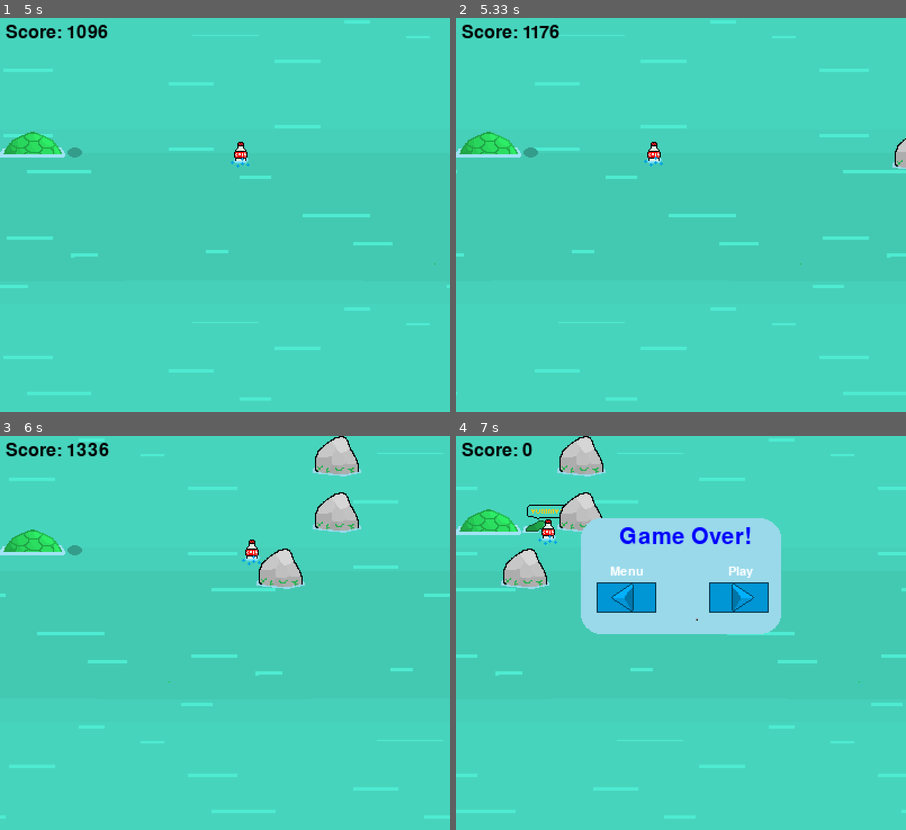
Above: before the commit, frames 1-4 (two rows, left to right).
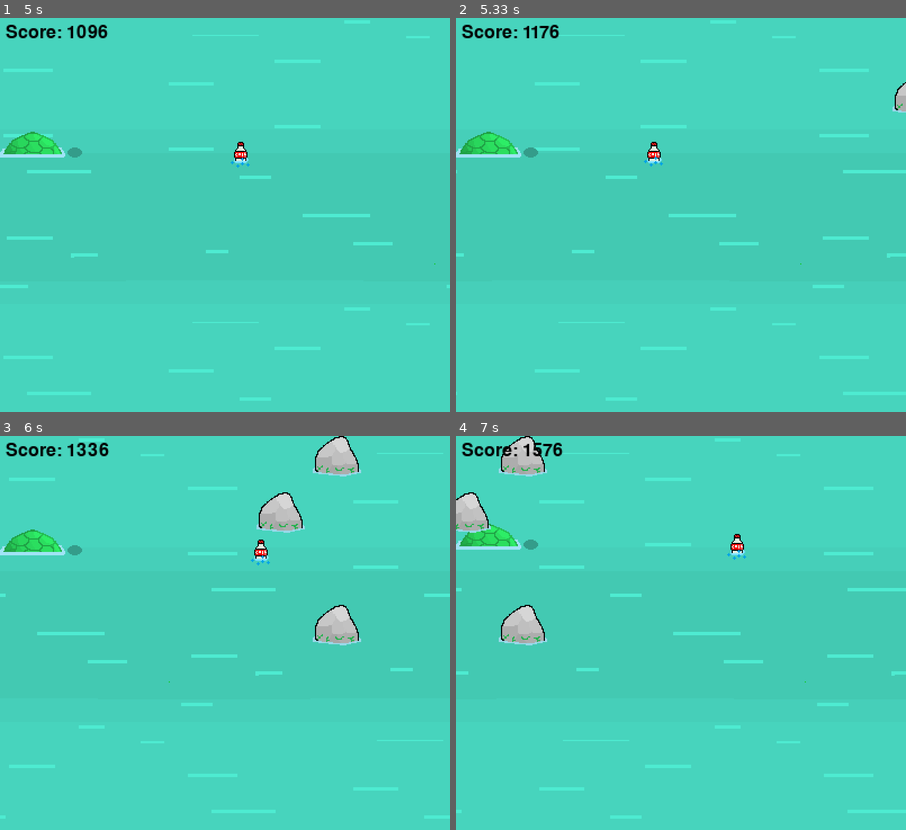
Above: after the commit, the same moments.

Repository: Kan5661/pygame-hackathon
Game: pygame game, started from main.py
Two runs of this game, one before a commit and one after it. Both use one fixed random seed, a clock stepped at 60 frames per second and the inputs below.
Inputs (mouse positions are in pixels of both pictures, inside the frame that each line leads up to):
- Up to frame 1 (5 s): click (220, 317) at 0.38 s; hold D 0.67-1.13 s; hold W 1.17-1.47 s; hold D 1.5-1.97 s; hold A 2-2.53 s; hold S 2.57-2.87 s; hold A 2.9-3.3 s; hold W 3.33-3.7 s; hold D 3.73-4.37 s; hold S 4.4-4.77 s; hold A from 4.8 s (still down)
- Up to frame 2 (5.33 s): release A at 5.27 s; hold D from 5.3 s (still down)
- Up to frame 3 (6 s): release D at 5.77 s; hold W from 5.8 s (still down)
- Up to frame 4 (7 s): release W at 6.1 s; hold D 6.13-6.6 s; hold A from 6.63 s (still down)

Frame 1 is identical in both runs. In frame 2, 0.3% of the frame differs, in the area x 97-100%, y 16-39%; in frame 3, 3.3%; in frame 4, 20%, in the area x 0-100%, y 0-69%.

Commit message:
add background music in menu screen and game screen + spawn obstacles in blind spots

Diff:
--- a/main.py
+++ b/main.py
@@ -6,6 +6,7 @@
 
 pygame.init()
 clock = pygame.time.Clock()
+
 
 screen_size = [screen_width, screen_height] = [800, 700]
 screen = pygame.display.set_mode(screen_size)
@@ -169,11 +170,14 @@
 player_mov_x, player_mov_y, player_speed = 0, 0, 2
 turtle = turtle_seeking
 boulder_rects = []
-boulder_spawn_locations = [0, 50, 100, 150, 200, 250]
+boulder_spawn_locations = [0, 50, 100, 150, 200, 250, 300, 350]
 
 
 while RUN:
     while MENU:
+        if not pygame.mixer.music.get_busy():
+            pygame.mixer.music.load('assets/sounds/LudumDare30-Track6.wav')
+            pygame.mixer.music.play(-1)
         # draw surfaces
         display = pygame.Surface((400, 350))
         display.blit(menu_screen, (0, 0))
@@ -198,6 +202,8 @@
                 GAME1 = True
                 MENU = False
                 G1PAUSE = False
+                pygame.mixer.music.stop()
+                pygame.mixer.music.unload()
             if bottle_select1_rect.collidepoint((mouse_x_pos/2, mouse_y_pos/2)) and event.type == pygame.MOUSEBUTTONDOWN:
                 player = bottle1
                 print('select cola')
@@ -208,6 +214,9 @@
         pygame.display.update()
 
     while GAME1:
+        if not pygame.mixer.music.get_busy():
+            pygame.mixer.music.load('assets/sounds/CalmRock.wav')
+            pygame.mixer.music.play(-1)
         display = pygame.Surface((400, 350))
         display.blit(game_bg, game_bg_rect)
         draw_turtle(turtle_img=turtle)
@@ -257,6 +266,8 @@
                 GAME1 = False
                 G1PAUSE = False
                 MENU = True
+                pygame.mixer.music.stop()
+                pygame.mixer.music.unload()
                 turtle = turtle_seeking
                 player_rect.x, player_rect.y = 150, 110
                 GAME_SPEED = 4
Not shown, added: assets/sounds/CalmRock.wav
Not shown, added: assets/sounds/LudumDare30-Track6.wav
